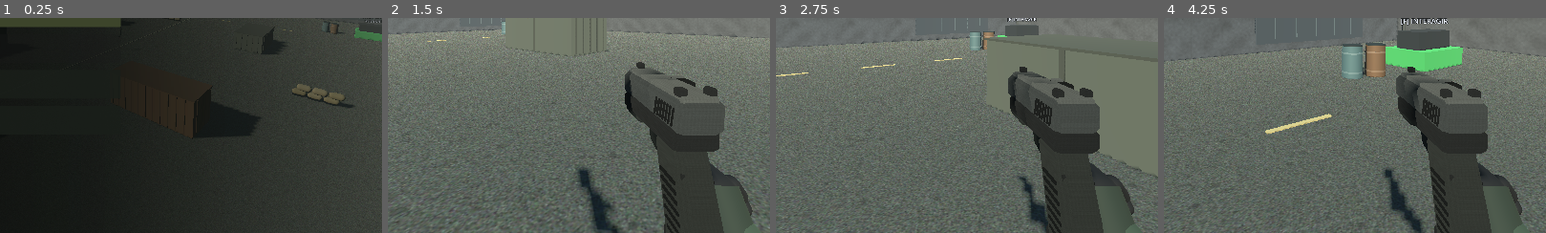
Above: before the commit, frames 1-4 (left to right).
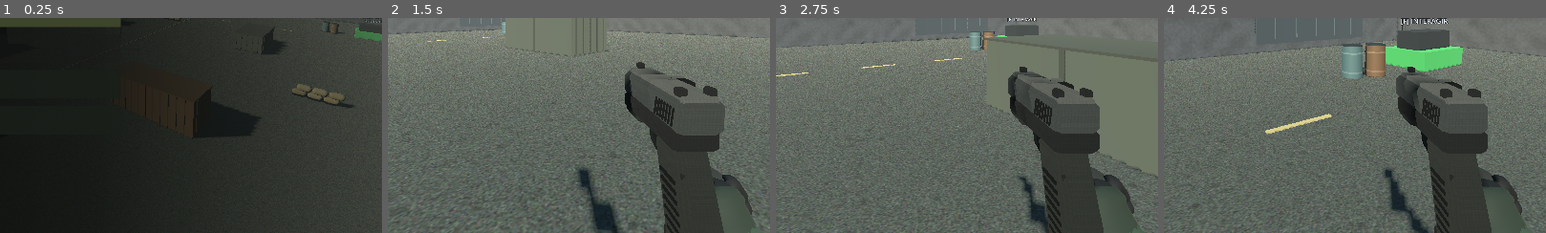
Above: after the commit, the same moments.

Repository: TPollTech/Frontline-Survival
Game: Godot game, scene res://scenes/main.tscn
Two runs of this game, one before a commit and one after it. Both use one fixed random seed, a clock stepped at 60 frames per second and the inputs below.
Inputs (mouse positions are % of the whole screen's width and height, from its top left):
- Up to frame 1 (0.25 s): no input
- Up to frame 2 (1.5 s): click "Novo jogo" at 0.5 s; tap Enter at 1.25, 1.35 s; move the mouse to (55, 50) at 1.27 s; hold W from 1.28 s (still down); click (55, 50) at 1.42 s
- Up to frame 3 (2.75 s): keep holding W; tap Space at 1.52, 2.27 s; move the mouse to (45, 50) at 2.02 s; tap Keypad Enter at 2.1 s
- Up to frame 4 (4.25 s): keep holding W; move the mouse to (52, 48) at 2.77 s; tap F at 2.85 s; move the mouse to (49, 52) at 3.52 s; tap 1 at 3.6 s; click (49, 52) at 3.67 s; tap Space at 3.77 s
The pictures show only the part of the screen within x 32-82%, y 50-100%; the shares and areas given below are measured in that part.

The runs differ from the first frame. In frame 2, 0.4% of the frame differs, in the area x 53-97%, y 67-100%; in frame 3, 0.1%; in frame 4, 0.3%.

Commit message:
Remodela mangas, luvas e tampa do fuzil em primeira pessoa

Diff:
--- a/scripts/player.gd
+++ b/scripts/player.gd
@@ -1114,6 +1114,8 @@
     grenade_throw_timer = 0.45
 
 func hip_position() -> Vector3:
+    if weapon_id == "rifle":
+        return Vector3(0.26, -0.30, -0.53)
     return Vector3(0.34, -0.27, -0.63) if weapon_id == "pistol" else Vector3(0.30, -0.32, -0.77)
 
 func _animate_viewmodel(delta: float, sprint_ease: float) -> void:
@@ -1272,11 +1274,34 @@
 
 func _arm_link(start: Vector3, finish: Vector3, top_radius: float, bottom_radius: float, tint: Color) -> void:
     var direction := finish - start
-    var segment := CylinderMesh.new()
-    segment.top_radius = top_radius
-    segment.bottom_radius = bottom_radius
-    segment.height = direction.length() + minf(top_radius, bottom_radius) * 0.7
-    var part := _arm_piece(segment, (start + finish) * 0.5, tint)
+    # Elliptical cloth sections overlap at the animated elbow and wrist.
+    var profile := [0.90, 1.08, 1.00, 1.13, 1.06, 1.01, 1.09, 0.90]
+    var rings := [0.0, 0.09, 0.17, 0.32, 0.51, 0.74, 0.86, 1.0]
+    var surface := SurfaceTool.new()
+    surface.begin(Mesh.PRIMITIVE_TRIANGLES)
+    var length := direction.length() + minf(top_radius, bottom_radius) * 0.7
+    const SIDES := 16
+    for row in range(rings.size()):
+        var t: float = rings[row]
+        var radius: float = lerpf(bottom_radius, top_radius, t) * profile[row]
+        for side in range(SIDES):
+            var angle := TAU * side / SIDES
+            var fold := 1.0 + 0.045 * sin(3.0 * angle + 2.0 * t)
+            var tilt := 0.012 * sin(angle + t * PI) * sin(t * PI)
+            surface.add_vertex(Vector3(cos(angle) * radius * fold,
+                (t - 0.5) * length + tilt, sin(angle) * radius * 0.84 * fold))
+    for row in range(rings.size() - 1):
+        for side in range(SIDES):
+            var a := row * SIDES + side
+            var b := row * SIDES + (side + 1) % SIDES
+            for index in [a, b, a + SIDES, b, b + SIDES, a + SIDES]:
+                surface.add_index(index)
+    var last := (rings.size() - 1) * SIDES
+    for side in range(1, SIDES - 1):
+        for index in [0, side + 1, side, last, last + side, last + side + 1]:
+            surface.add_index(index)
+    surface.generate_normals()
+    var part := _arm_piece(surface.commit(), (start + finish) * 0.5, tint)
     if direction.length() > 0.001:
         part.quaternion = Quaternion(Vector3.UP, direction.normalized())
 
@@ -1333,6 +1358,15 @@
     palm.height = 0.15
     var palm_part := _arm_piece(palm, palm_location, glove, Vector3(PI * 0.5, 0, 0))
     palm_part.name = "Palm"
+    palm_part.scale = Vector3(1.06, 1.0, 0.65)
+    # A single low-profile leather panel runs across the back of the glove.
+    var guard := SphereMesh.new()
+    guard.radius = 1.0
+    guard.height = 2.0
+    guard.radial_segments = 16
+    guard.rings = 6
+    var back := _arm_piece(guard, palm_location + Vector3(0, 0.024, -0.012), Color(0.19, 0.20, 0.19))
+    back.scale = Vector3(0.047, 0.013, 0.047)
     for finger in range(4):
         var x: float = (float(finger) - 1.5) * 0.030
         var length_scale: float = 0.75 if finger == 3 else (0.91 if finger == 0 else 1.0)
Binary file changed: assets/models/rifle.glb
Binary file changed: assets/models/rifle_body.glb
